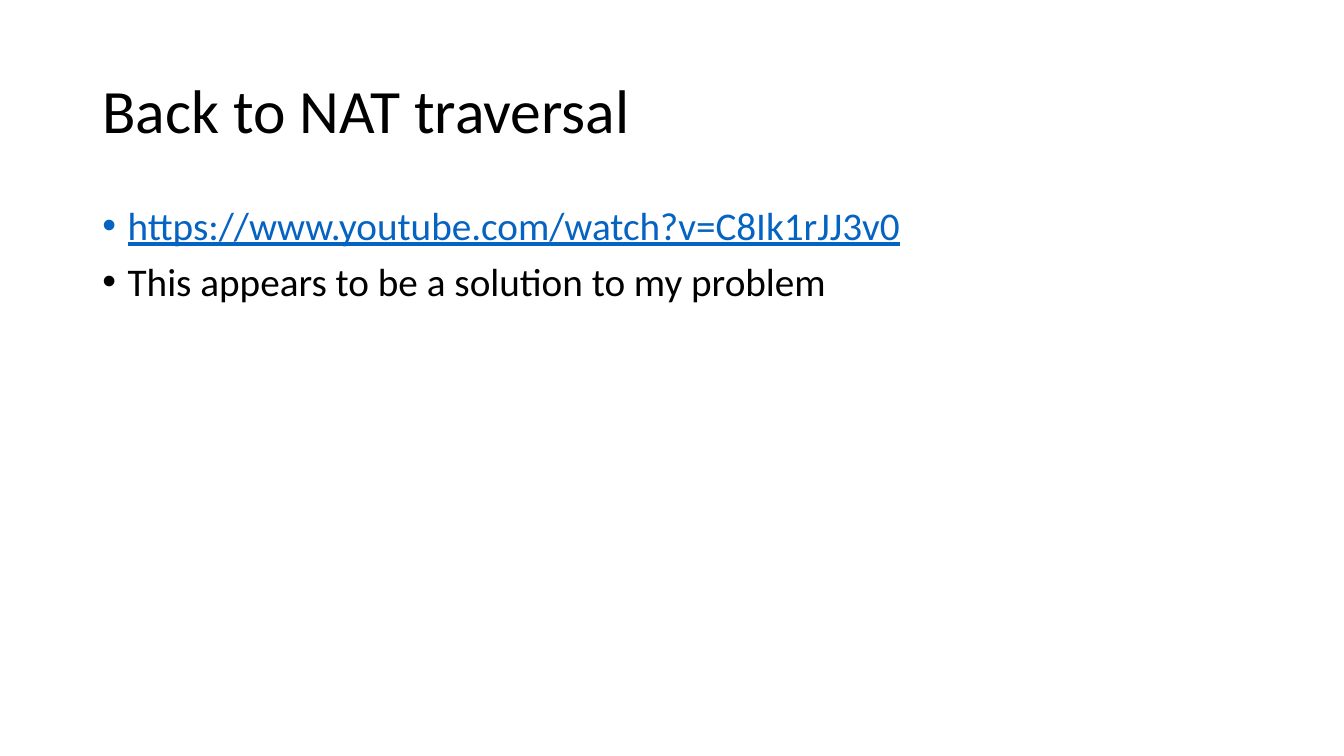
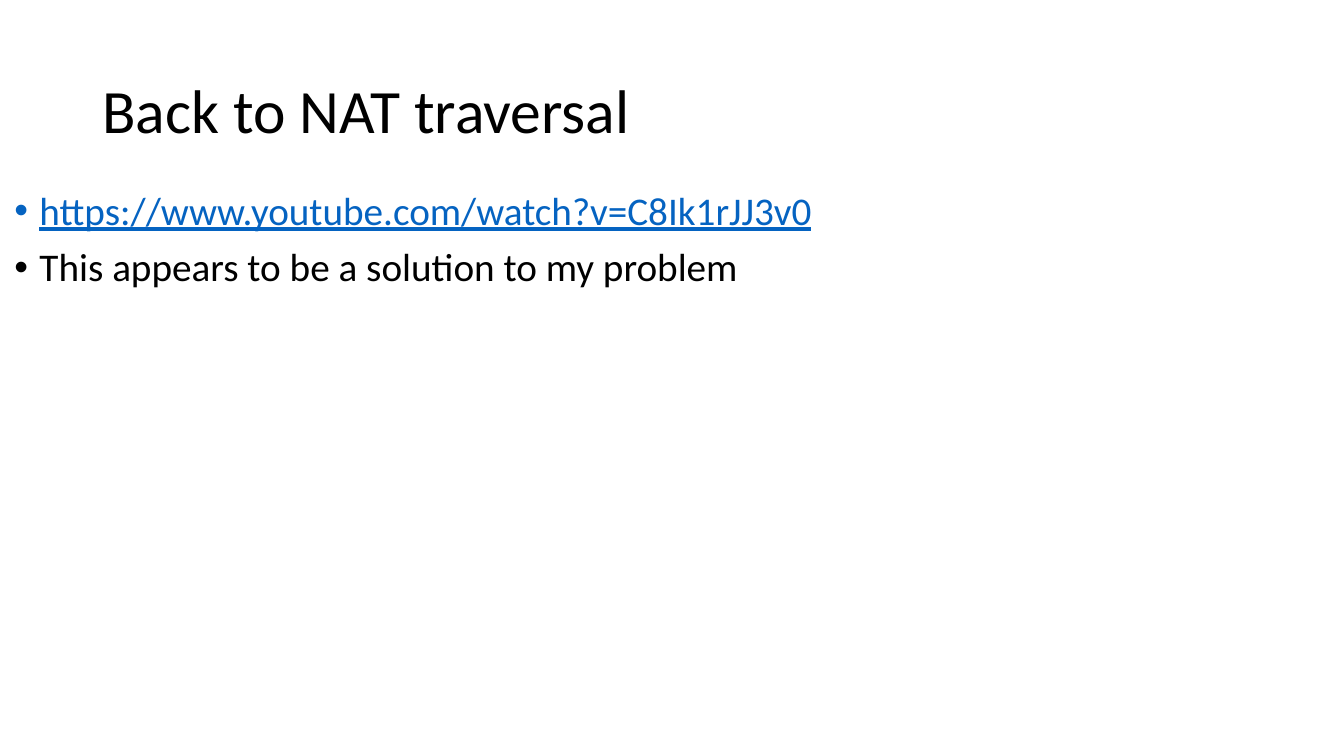
Before and after one commit to curtben1/actualCoursework, a slide deck: slide 16 of dev log.pptx. Drawn at 1344x756 pixels with LibreOffice and Linux fonts; fonts in the diff are those of the drawing. Boxes give left, top, right and bottom in pixels: in the first picture for what was removed or moved away, otherwise in the second. Text is boxed around its words. In the diff, an @@ line names an element or a change of style, - is before the commit and + after.

```diff
--- a/dev log.pptx
+++ b/dev log.pptx
@@ text "https://www.youtube.com/watch?v=C8Ik1rJJ3v0": place and size @@
-text "https://www.youtube.com/watch?v=C8Ik1rJJ3v0" at bbox=[128, 212, 900, 303]
+text "https://www.youtube.com/watch?v=C8Ik1rJJ3v0" at bbox=[39, 197, 811, 288]
```
Also in this commit, not shown: 2 slides added.
